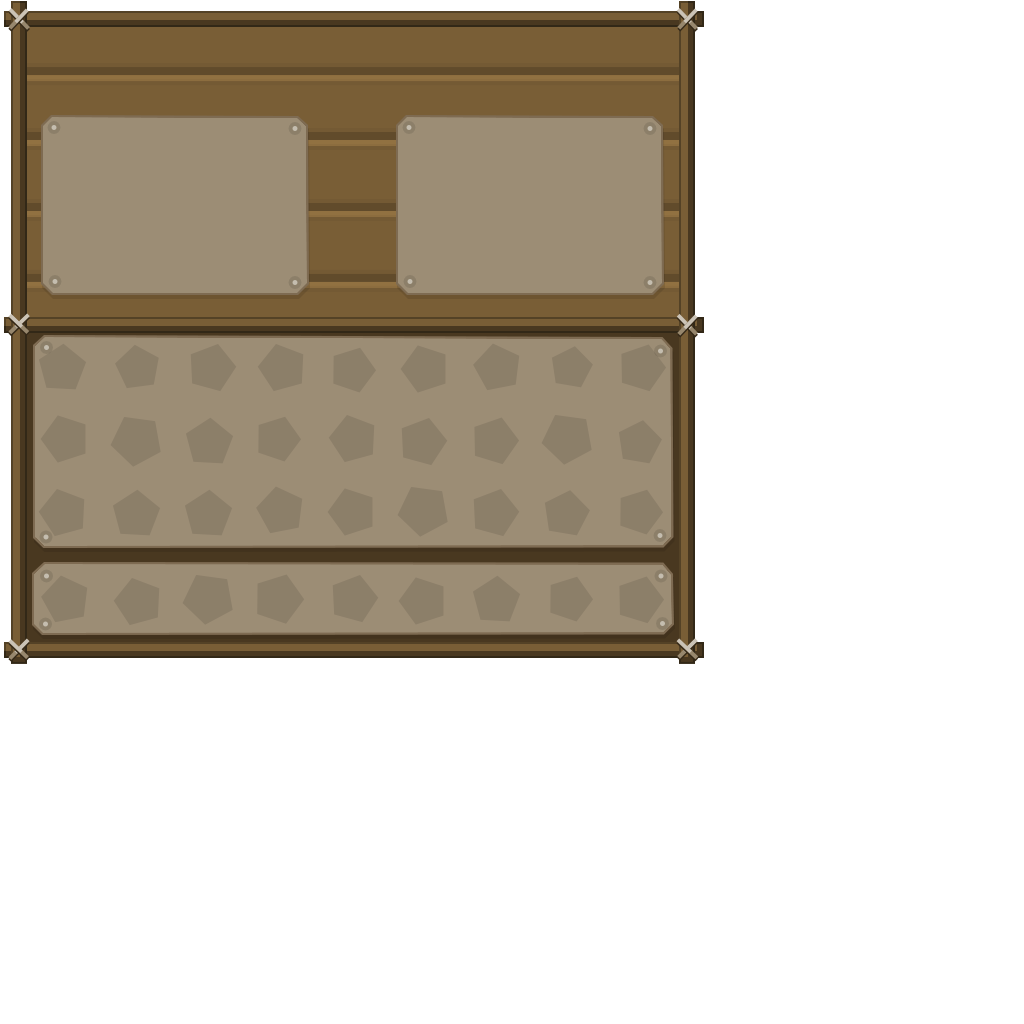
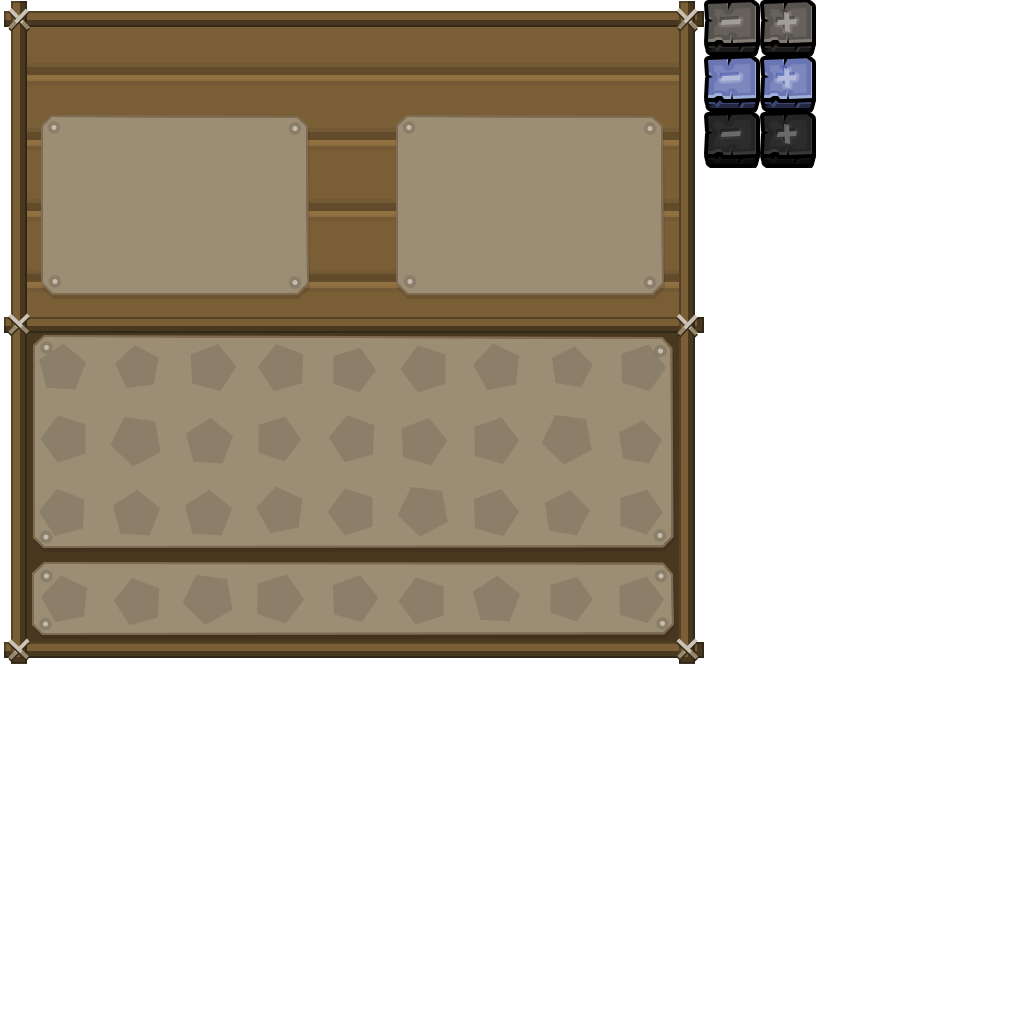
Two versions of the same layered image (1024px x 1024px). Layer-by-layer changes:
added group "Minus" with 15 layers above "Plus" over left=708, top=2, right=760, bottom=168
added group "Off" (1st of 2, in "Minus") with 4 layers in group "Minus" over left=708, top=2, right=760, bottom=56
added layer "Forme 3 copie 9" (1st of 6, in "Minus" › "Off") in group "Off" over left=708, top=2, right=756, bottom=43
added layer "Forme 5 copie 9" (1st of 6, in "Minus" › "Off") in group "Off" over left=708, top=4, right=760, bottom=56
added group "Hover" (1st of 2, in "Minus") with 4 layers in group "Minus" over left=708, top=58, right=760, bottom=112
added layer "Forme 3 copie 9" (2nd of 6, in "Minus" › "Hover") in group "Hover" over left=708, top=58, right=756, bottom=99
added layer "Forme 5 copie 9" (2nd of 6, in "Minus" › "Hover") in group "Hover" over left=708, top=60, right=760, bottom=112
added group "Disabled" (1st of 2, in "Minus") with 4 layers in group "Minus" over left=708, top=114, right=760, bottom=168
added layer "Forme 5 copie 9" (3rd of 6, in "Minus" › "Disabled") in group "Disabled" over left=708, top=116, right=760, bottom=168
added group "Plus" with 15 layers above "gui" over left=764, top=2, right=816, bottom=168
added group "Off" (2nd of 2, in "Plus") with 4 layers in group "Plus" over left=764, top=2, right=816, bottom=56
added layer "Forme 5 copie 9" (4th of 6, in "Plus" › "Off") in group "Off" over left=764, top=4, right=816, bottom=56
added group "Hover" (2nd of 2, in "Plus") with 4 layers in group "Plus" over left=764, top=58, right=816, bottom=112
added layer "Forme 5 copie 9" (5th of 6, in "Plus" › "Hover") in group "Hover" over left=764, top=60, right=816, bottom=112
added group "Disabled" (2nd of 2, in "Plus") with 4 layers in group "Plus" over left=764, top=114, right=816, bottom=168
added layer "Forme 5 copie 9" (6th of 6, in "Plus" › "Disabled") in group "Disabled" over left=764, top=116, right=816, bottom=168
…and 16 more changes (16 added)
